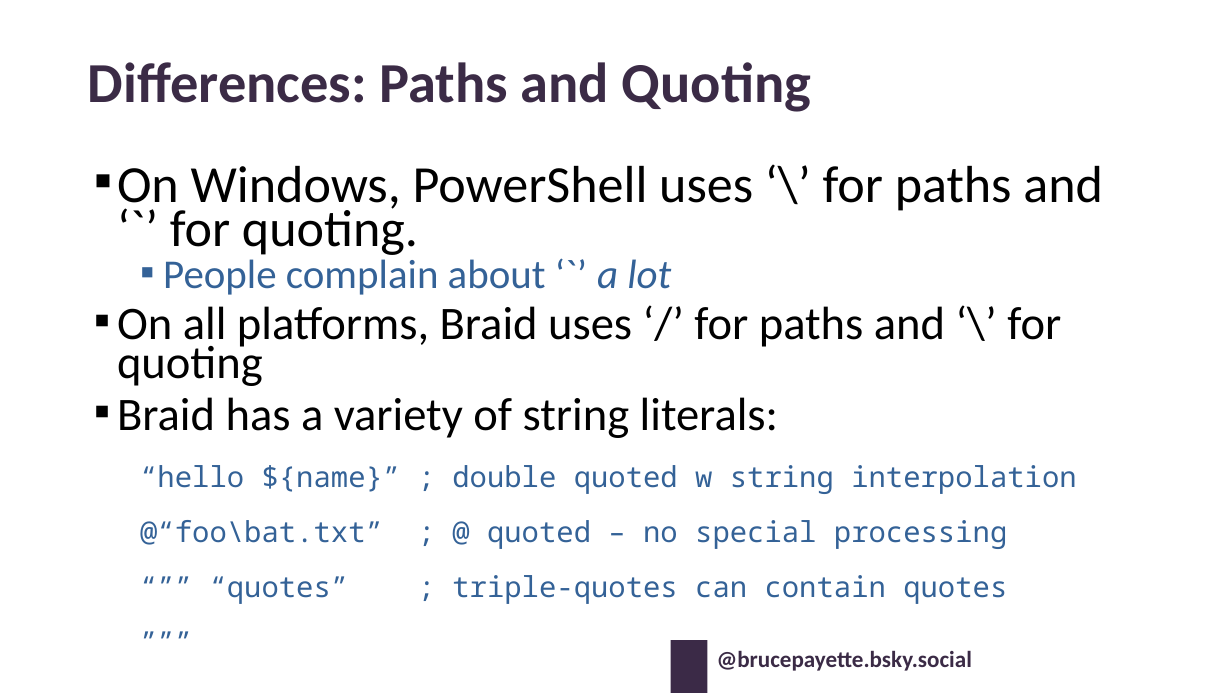
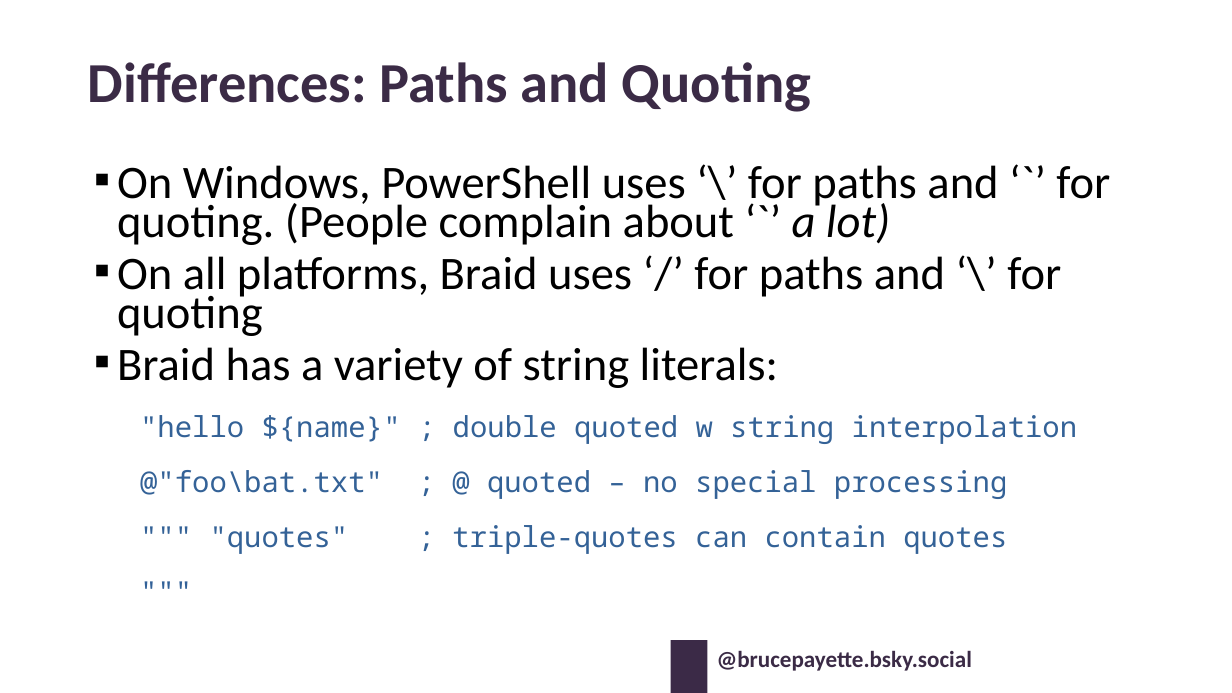
Before and after one commit to BrucePay/BraidLang, a slide deck: slide 17 of PSCONF26_Payette_Leveraging_Braid.pptx. Drawn at 1232x693 pixels with LibreOffice and Linux fonts; fonts in the diff are those of the drawing; background and template pictures are left out. Boxes give left, top, right and bottom in pixels: in the first picture for what was removed or moved away, otherwise in the second. Text is boxed around its words. In the diff, an @@ line names an element or a change of style, - is before the commit and + after.

```diff
--- a/PSCONF26_Payette_Leveraging_Braid.pptx
+++ b/PSCONF26_Payette_Leveraging_Braid.pptx
@@ text at <box>117,165,1110,245</box>: text changed; size 40.6 to 36.2 pt @@
-▪ On Windows, PowerShell uses ‘\’ for paths and ‘`’ for quoting.
-  ▪ People complain about ‘`’ a lot
+▪ On Windows, PowerShell uses ‘\’ for paths and ‘`’ for quoting. (People complain about ‘`’ a lot)
@@ text at <box>140,415,1077,554</box>: text changed @@
-  “hello ${name}” ; double quoted w string interpolation
-  @“foo\bat.txt” ; @ quoted – no special processing
-  “”” “quotes” ; triple-quotes can contain quotes
-  ”””
+  "hello ${name}" ; double quoted w string interpolation
+  @"foo\bat.txt" ; @ quoted – no special processing
+  """ "quotes" ; triple-quotes can contain quotes
+  """
```
Also in this commit, not shown: 18 other slides changed, 2 other files.
